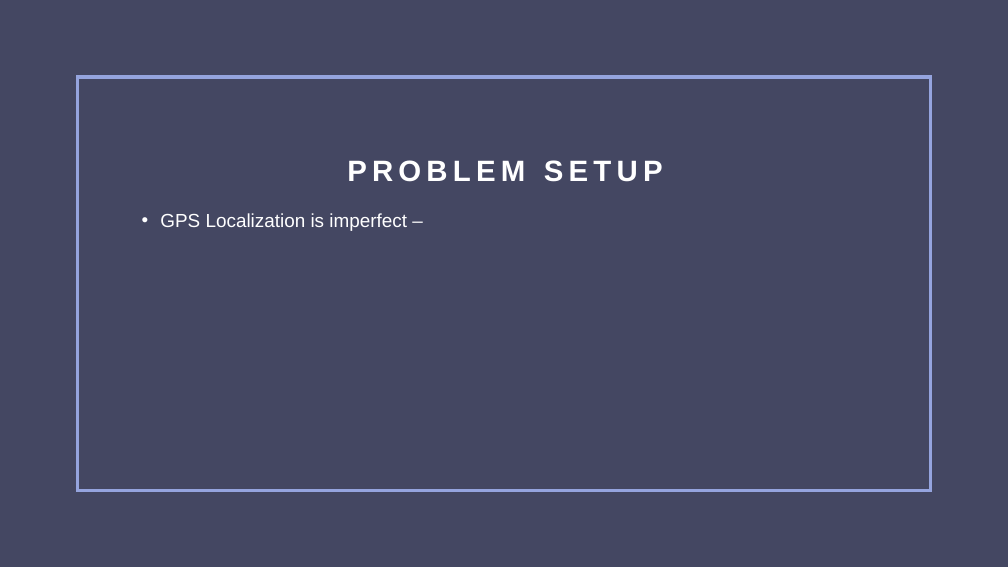
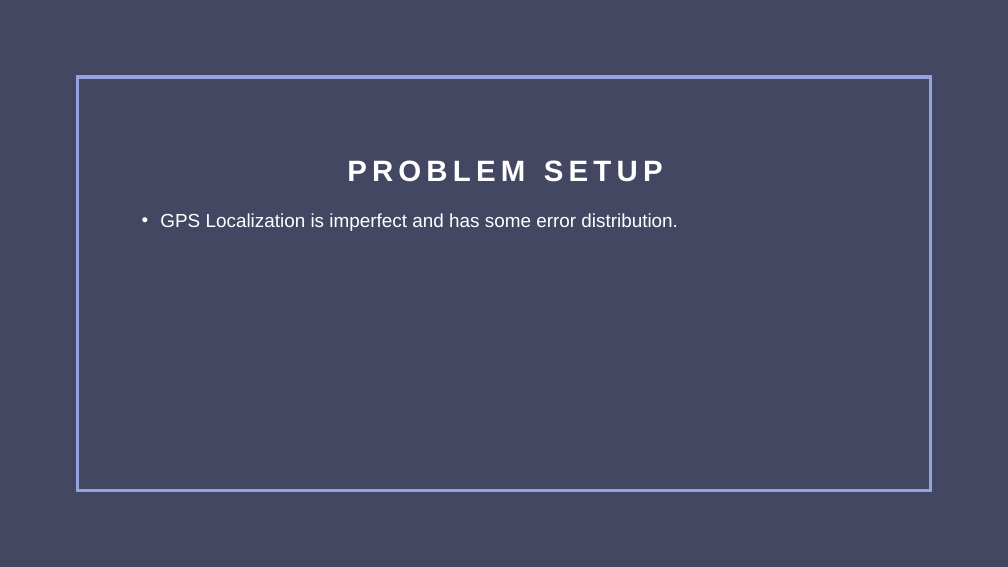
Before and after one commit to MarioShontz/GPS_DA, a slide deck: slide 3 of An Adventure with the Ensemble Kalman Filter.pptx. Drawn at 1008x567 pixels with LibreOffice and Linux fonts; fonts in the diff are those of the drawing. Boxes give left, top, right and bottom in pixels: in the first picture for what was removed or moved away, otherwise in the second. Text is boxed around its words. In the diff, an @@ line names an element or a change of style, - is before the commit and + after.

```diff
--- a/An Adventure with the Ensemble Kalman Filter.pptx
+++ b/An Adventure with the Ensemble Kalman Filter.pptx
@@ text at <box>160,213,678,231</box>: text changed @@
-• GPS Localization is imperfect –
+• GPS Localization is imperfect and has some error distribution.
```
Also in this commit, not shown: 14 other files.
